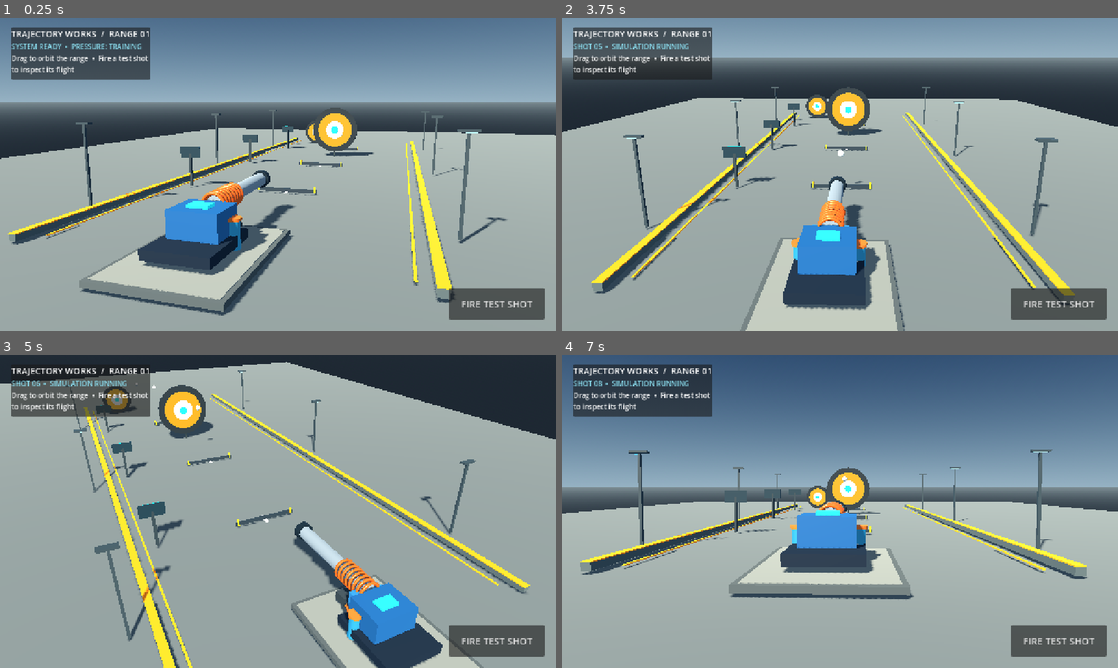
Above: before the commit, frames 1-4 (two rows, left to right).
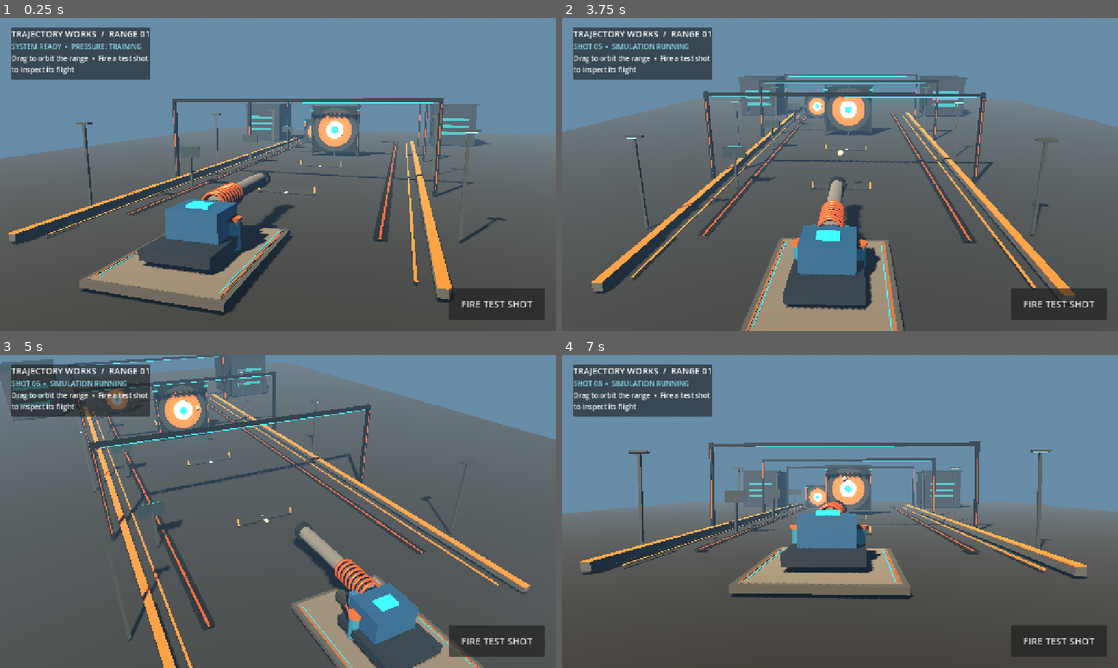
Above: after the commit, the same moments.

Repository: tpylman90-ctrl/Trajectory-Works
Game: Godot game, scene res://scenes/range.tscn
The game is run twice, just before and just after one commit, with the same random seed, the same clock (stepped at 60 frames per second) and the same inputs.
Inputs (mouse positions are in pixels of both pictures, inside the frame that each line leads up to):
- Up to frame 1 (0.25 s): no input
- Up to frame 2 (3.75 s): click "FIRE TEST SHOT" at 0.5 s; click "FIRE TEST SHOT" at 1.25 s; click "FIRE TEST SHOT" at 2 s; tap Enter at 2.75 s; move the mouse to (962, 158) at 2.77 s; click (962, 158) at 2.92 s; tap Space at 3.5 s; drag from (728, 190) to (812, 237) at 3.52 s
- Up to frame 3 (5 s): tap Enter at 4.25 s; move the mouse to (333, 442) at 4.27 s; click (333, 442) at 4.42 s
- Up to frame 4 (7 s): tap Space at 5 s; drag from (812, 574) to (673, 464) at 5.02 s; move the mouse to (1006, 558) at 5.77 s; click (1006, 558) at 5.92 s; tap Enter at 6.5 s; drag from (673, 464) to (756, 433) at 6.52 s

The runs differ from the first frame. In frame 1, 77% of the frame differs, in the area x 0-100%, y 0-100%; in frame 2, 87%; in frame 3, 94%; in frame 4, 77%.

Commit message:
Build an atmospheric industrial range around the emitter cannon

Diff:
--- a/scripts/range.gd
+++ b/scripts/range.gd
@@ -27,22 +27,26 @@
 	environment.background_mode = Environment.BG_SKY
 	environment.sky = Sky.new()
 	var sky_material := ProceduralSkyMaterial.new()
-	sky_material.sky_top_color = Color(0.08, 0.16, 0.27)
-	sky_material.sky_horizon_color = Color(0.46, 0.56, 0.63)
-	sky_material.ground_bottom_color = Color(0.11, 0.14, 0.17)
-	sky_material.ground_horizon_color = Color(0.38, 0.43, 0.45)
+	sky_material.sky_top_color = Color(0.035, 0.075, 0.14)
+	sky_material.sky_horizon_color = Color(0.32, 0.43, 0.52)
+	sky_material.ground_bottom_color = Color(0.045, 0.075, 0.095)
+	sky_material.ground_horizon_color = Color(0.22, 0.30, 0.34)
 	environment.sky.sky_material = sky_material
-	environment.ambient_light_source = Environment.AMBIENT_SOURCE_COLOR
-	environment.ambient_light_color = Color(0.67, 0.75, 0.84)
-	environment.ambient_light_energy = 0.8
+	environment.ambient_light_source = Environment.AMBIENT_SOURCE_SKY
+	environment.ambient_light_color = Color(0.45, 0.60, 0.76)
+	environment.ambient_light_energy = 0.9
+	environment.fog_enabled = true
+	environment.fog_light_color = Color(0.32, 0.43, 0.52)
+	environment.fog_density = 0.007
+	environment.fog_sun_scatter = 0.08
 	environment.tonemap_mode = Environment.TONE_MAPPER_FILMIC
 	world.environment = environment
 	add_child(world)
 
 	var sun := DirectionalLight3D.new()
 	sun.rotation_degrees = Vector3(-42.0, -28.0, 0.0)
-	sun.light_color = Color(1.0, 0.84, 0.68)
-	sun.light_energy = 1.55
+	sun.light_color = Color(1.0, 0.72, 0.49)
+	sun.light_energy = 1.8
 	sun.shadow_enabled = true
 	add_child(sun)
 
@@ -57,7 +61,7 @@
 	ground_mesh.size = Vector2(70.0, 100.0)
 	ground.mesh = ground_mesh
 	ground.position = Vector3(0.0, -0.12, -25.0)
-	ground.material_override = _material(Color(0.29, 0.34, 0.36), 0.08, 0.92)
+	ground.material_override = _material(Color(0.105, 0.145, 0.17), 0.16, 0.86)
 	add_child(ground)
 	var ground_body := StaticBody3D.new()
 	ground_body.position = ground.position
@@ -163,6 +167,31 @@
 		_add_box(self, Vector3(-7.25, 1.2, -distance), Vector3(0.18, 2.4, 0.18), Color(0.13, 0.19, 0.22), 0.04, 0.68)
 		_add_box(self, Vector3(-7.25, 2.45, -distance), Vector3(1.55, 0.78, 0.12), Color(0.08, 0.16, 0.20), 0.05, 0.52)
 		_add_box(self, Vector3(-7.25, 2.84, -distance - 0.07), Vector3(0.92, 0.035, 0.03), Color(0.08, 0.80, 0.95), 0.0, 0.28)
+	# Recessed lane strips and deck edge markings give the firing line a designed, industrial read.
+	for side in [-1.0, 1.0]:
+		_add_box(self, Vector3(side * 2.34, 0.285, 0.15), Vector3(0.055, 0.025, 6.45), Color(0.96, 0.39, 0.09), 0.28, 0.38)
+		_add_box(self, Vector3(side * 2.22, 0.284, 0.15), Vector3(0.035, 0.022, 6.18), Color(0.15, 0.75, 0.90), 0.35, 0.32)
+	# A pair of recessed service trenches and segmented steel covers lead the eye downrange.
+	for side in [-1.0, 1.0]:
+		_add_box(self, Vector3(side * 6.6, 0.018, -27.0), Vector3(0.62, 0.035, 46.0), Color(0.055, 0.078, 0.09), 0.55, 0.64)
+		_add_box(self, Vector3(side * 6.6, 0.04, -27.0), Vector3(0.12, 0.025, 46.0), Color(0.90, 0.33, 0.08), 0.28, 0.48)
+		for distance in [-8.0, -13.0, -18.0, -23.0, -28.0, -33.0, -38.0, -43.0]:
+			_add_box(self, Vector3(side * 6.6, 0.047, distance), Vector3(0.54, 0.022, 0.045), Color(0.25, 0.34, 0.38), 0.68, 0.46)
+	# Repeating launch gates and tower-like supports create scale and a vanishing point.
+	for distance in [-14.0, -30.0, -46.0]:
+		for side in [-1.0, 1.0]:
+			_add_box(self, Vector3(side * 9.6, 3.15, distance), Vector3(0.24, 6.3, 0.28), Color(0.075, 0.12, 0.16), 0.62, 0.46)
+			_add_box(self, Vector3(side * 9.6, 3.12, distance + 0.16), Vector3(0.055, 5.5, 0.025), Color(0.94, 0.34, 0.08), 0.25, 0.4)
+		_add_box(self, Vector3(0.0, 6.15, distance), Vector3(19.2, 0.24, 0.28), Color(0.075, 0.12, 0.16), 0.62, 0.46)
+		_add_box(self, Vector3(0.0, 6.0, distance + 0.16), Vector3(18.2, 0.045, 0.035), Color(0.10, 0.66, 0.82), 0.2, 0.35)
+	# Distant utility buildings and stacked luminaires break up the bare horizon.
+	for side in [-1.0, 1.0]:
+		_add_box(self, Vector3(side * 14.3, 2.8, -51.5), Vector3(5.6, 5.6, 7.4), Color(0.075, 0.12, 0.16), 0.42, 0.72)
+		_add_box(self, Vector3(side * 14.3, 5.65, -51.5), Vector3(6.0, 0.18, 7.8), Color(0.12, 0.19, 0.23), 0.66, 0.48)
+		for floor_y in [1.7, 2.65, 3.6]:
+			_add_box(self, Vector3(side * 14.3, floor_y, -47.72), Vector3(3.8, 0.38, 0.035), Color(0.13, 0.53, 0.64), 0.22, 0.32)
+		for side_offset in [-1.0, 1.0]:
+			_add_box(self, Vector3(side * 14.3 + side_offset * 1.7, 1.0, -47.6), Vector3(0.12, 1.8, 0.10), Color(0.20, 0.29, 0.33), 0.65, 0.45)
 	# Side-mounted range lights frame the lane without spanning across the shot path.
 	for distance in [-5.0, -22.0, -40.0]:
 		for side in [-1.0, 1.0]:
@@ -279,7 +308,22 @@
 	var center := _add_cylinder(target, Vector3(0.0, 0.0, 0.22), radius * 0.15, 0.06, Color(0.10, 0.78, 0.96), 0.12, 0.28, true)
 	center.rotation.x = PI * 0.5
 	target.position = at
-	_add_pipe(self, at + Vector3(0.0, -radius, 0.0), at + Vector3(0.0, -radius - 0.8, 0.0), 0.07, Color(0.22, 0.28, 0.30))
+	# Armored target yoke, illuminated readouts, and a weighted ground stand.
+	_add_box(target, Vector3(0.0, 0.0, -0.22), Vector3(radius * 2.18, radius * 2.05, 0.22), Color(0.075, 0.12, 0.15), 0.68, 0.52)
+	for side in [-1.0, 1.0]:
+		_add_box(target, Vector3(side * radius * 1.04, 0.0, -0.03), Vector3(0.17, radius * 2.25, 0.32), Color(0.12, 0.21, 0.25), 0.68, 0.44)
+		_add_box(target, Vector3(side * radius * 1.04, 0.0, 0.15), Vector3(0.035, radius * 1.58, 0.035), Color(0.94, 0.37, 0.09), 0.26, 0.38)
+		_add_box(target, Vector3(side * radius * 1.04, radius * 0.88, 0.15), Vector3(0.42, 0.16, 0.38), Color(0.10, 0.69, 0.84), 0.25, 0.28)
+	_add_box(target, Vector3(0.0, radius * 1.08, -0.02), Vector3(radius * 2.25, 0.18, 0.30), Color(0.10, 0.18, 0.22), 0.62, 0.46)
+	_add_pipe(self, at + Vector3(0.0, -radius, -0.12), at + Vector3(0.0, -radius - 0.8, -0.12), 0.11, Color(0.22, 0.29, 0.31))
+	_add_box(self, at + Vector3(0.0, -radius - 0.78, 0.0), Vector3(radius * 1.6, 0.16, 1.2), Color(0.08, 0.12, 0.14), 0.62, 0.56)
+	var target_glow := OmniLight3D.new()
+	target_glow.position = at + Vector3(0.0, 0.0, 0.9)
+	target_glow.light_color = Color(0.16, 0.66, 0.88)
+	target_glow.light_energy = 1.4
+	target_glow.omni_range = radius * 2.2
+	target_glow.shadow_enabled = false
+	add_child(target_glow)
 
 
 func _add_box(parent: Node3D, at: Vector3, size: Vector3, color: Color, metallic: float, roughness: float) -> MeshInstance3D:
